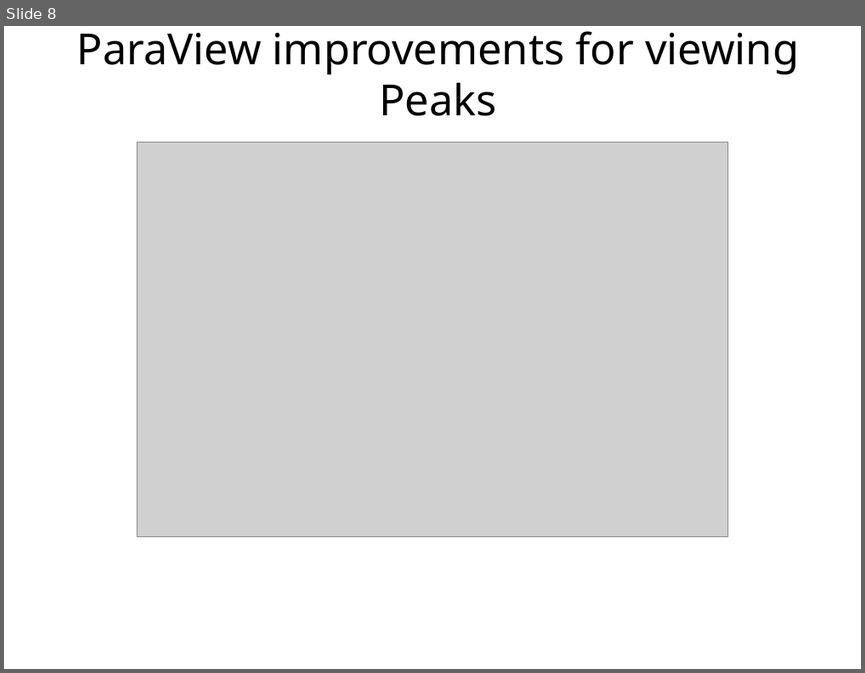
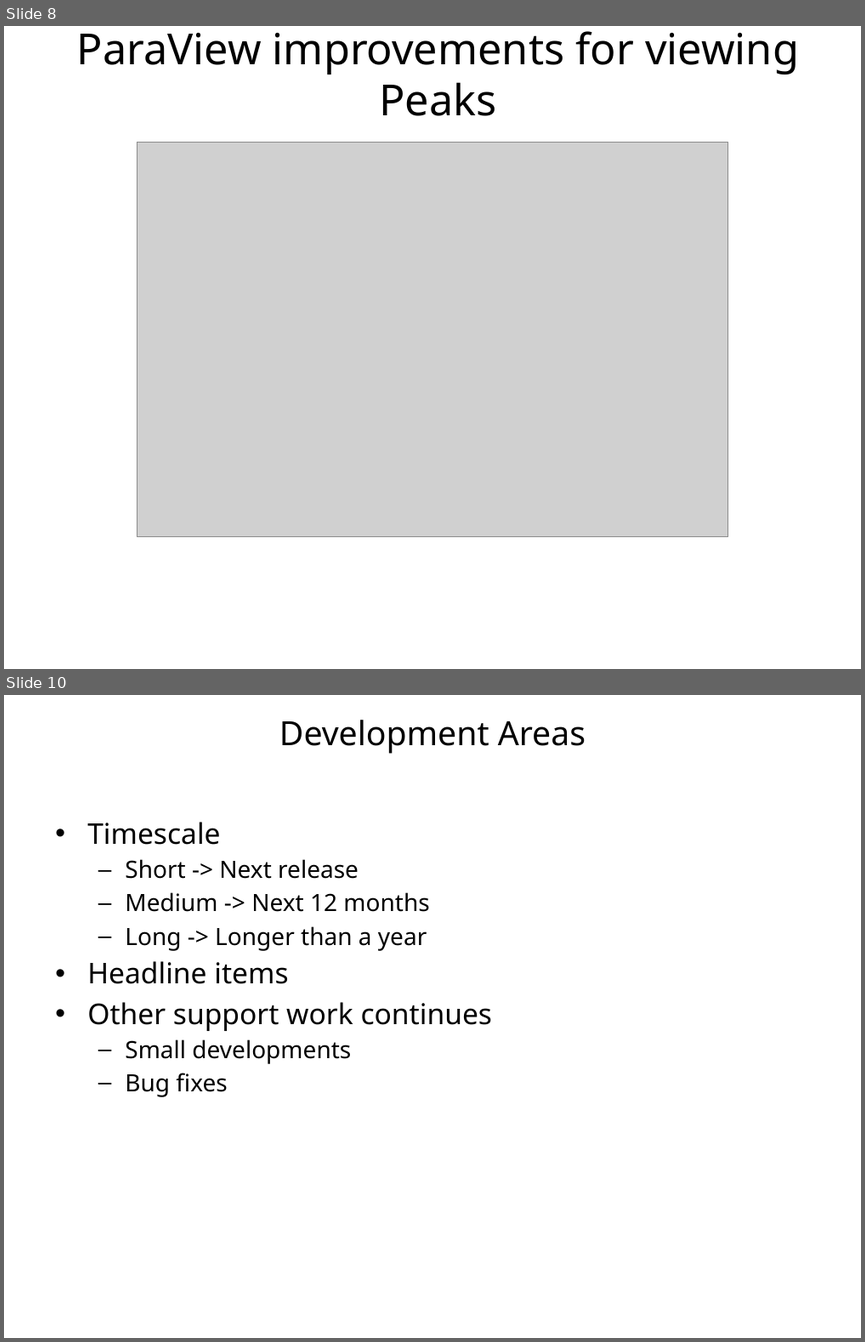
Before and after one commit to mantidproject/documents, a slide deck: Presentations/Scientific Steering Committee/Mantid Scientific Steering committee Feb 2013.pptx. Shown one above the other, each under a label of ours: slide 8 before the commit, slides 8 and 10 after it; the slides between them are not shown. The pictures are 865x673 and 865x1342 pixels, drawn with LibreOffice and Linux fonts; fonts in the diff are those of the drawing; grey boxes stand for pictures; background and template pictures are left out. Boxes give left, top, right and bottom in pixels: in the first picture for what was removed or moved away, otherwise in the second. Text is boxed around its words. In the diff, an @@ line names an element or a change of style, - is before the commit and + after.

```diff
--- a/Presentations/Scientific Steering Committee/Mantid Scientific Steering committee Feb 2013.pptx
+++ b/Presentations/Scientific Steering Committee/Mantid Scientific Steering committee Feb 2013.pptx
@@ slide 10 added at [4,695,861,1338], background #FFFFFF @@
@@ title added at [279,720,585,754], 28 pt, text #000000 @@
+Development Areas
@@ text added at [87,822,493,1097], 20 pt, text #000000 @@
+• Timescale
+  – Short -> Next release
+  – Medium -> Next 12 months
+  – Long -> Longer than a year
+• Headline items
+• Other support work continues
+  – Small developments
+  – Bug fixes
```
Also in this commit, not shown: 1 slide changed, 5 other slides added.
